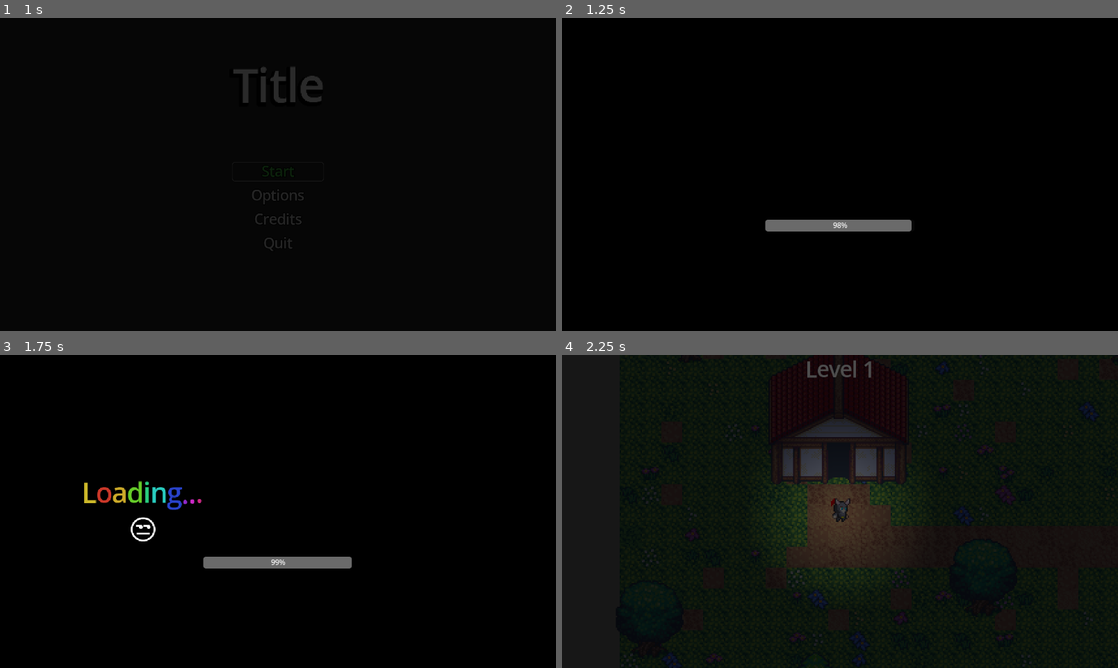
Above: before the commit, frames 1-4 (two rows, left to right).
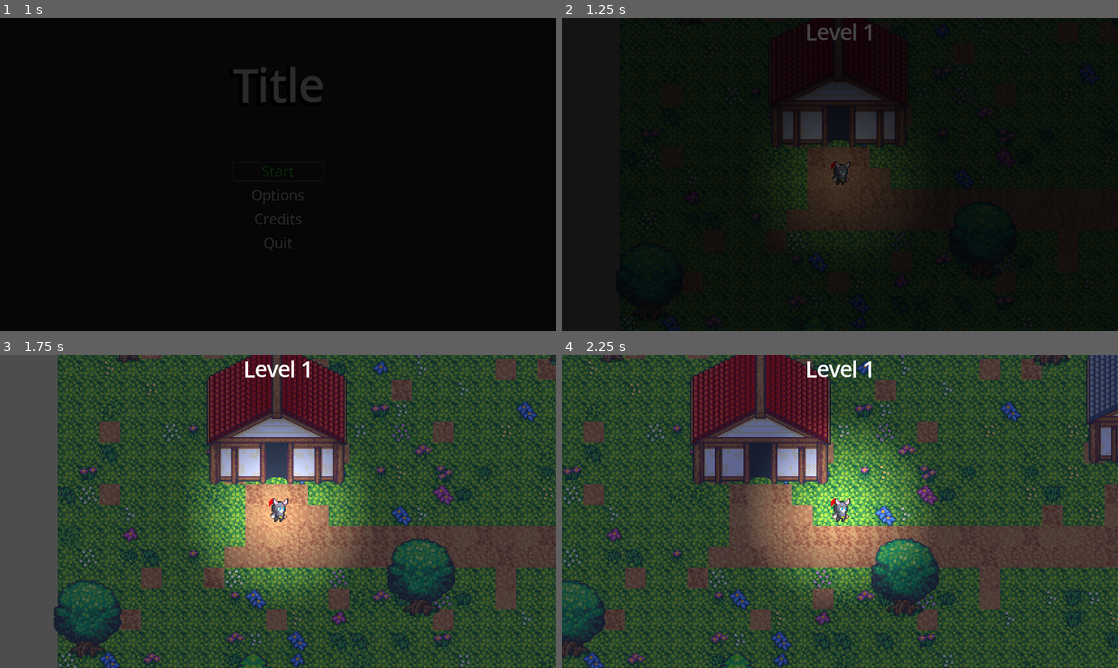
Above: after the commit, the same moments.

Repository: Pyran99/Utility-Scripts
Game: Godot game, scene res://Scenes/game_start_menu.tscn
The game is run twice, just before and just after one commit, with the same random seed, the same clock (stepped at 60 frames per second) and the same inputs.
Inputs (mouse positions are in pixels of both pictures, inside the frame that each line leads up to):
- Up to frame 1 (1 s): click "Start" at 0.5 s
- Up to frame 2 (1.25 s): no input
- Up to frame 3 (1.75 s): click (278, 508) at 1.25 s, where only the run before the commit has a clickable "Start"
- Up to frame 4 (2.25 s): tap Enter at 2 s; move the mouse to (962, 495) at 2.02 s; hold D (move_right) from 2.03 s (still down); hold Shift from 2.03 s (still down); click (962, 495) at 2.17 s

Frame 1 is identical in both runs. In frame 2, 14% of the frame differs, in the area x 10-100%, y 0-100%; in frame 3, 100%, in the area x 0-100%, y 0-100%; in frame 4, 99%.

Commit message:
minor changes to audio&scene manager

Diff:
--- a/Utility/Autoload/AudioManager.gd
+++ b/Utility/Autoload/AudioManager.gd
@@ -5,7 +5,6 @@
 var MUSIC_BUS: int = -1
 var SFX_BUS: int = -1
 
-var options: Dictionary
 var is_muted: bool = false
 var master_volume: float = 0.5
 var music_volume: float = 0.5
@@ -23,35 +22,42 @@
 
 
 func _load_options() -> void:
-    options = SavingManager.load_from_config(Strings.SETTINGS, SavingManager.SETTINGS_FILE)
-    if options.has(Strings.MUTE):
-        mute_volume(options[Strings.MUTE])
-    if options.has(Strings.MASTER_VOLUME) and MASTER_BUS != -1:
-        set_master_volume(options[Strings.MASTER_VOLUME])
-    if options.has(Strings.MUSIC_VOLUME) and MUSIC_BUS != -1:
-        set_music_volume(options[Strings.MUSIC_VOLUME])
-    if options.has(Strings.SFX_VOLUME) and SFX_BUS != -1:
-        set_sfx_volume(options[Strings.SFX_VOLUME])
+    var muted = SettingsManager.settings.get(Strings.MUTE, false)
+    var master_vol = SettingsManager.settings.get(Strings.MASTER_VOLUME, 0.5)
+    var music_vol = SettingsManager.settings.get(Strings.MUSIC_VOLUME, 0.5)
+    var sfx_vol = SettingsManager.settings.get(Strings.SFX_VOLUME, 0.5)
+    mute_volume(muted)
+    set_master_volume(master_vol)
+    set_music_volume(music_vol)
+    set_sfx_volume(sfx_vol)
 
 
 func mute_volume(enabled: bool):
+    if MASTER_BUS == -1:
+        return
     AudioServer.set_bus_mute(MASTER_BUS, enabled)
     is_muted = enabled
 
 
 func set_master_volume(value: float):
+    if MASTER_BUS == -1:
+        return
     value = clampf(value, 0.0, 1.0)
     AudioServer.set_bus_volume_db(MASTER_BUS, linear_to_db(value))
     master_volume = value
 
 
 func set_music_volume(value: float):
+    if MUSIC_BUS == -1:
+        return
     value = clampf(value, 0.0, 1.0)
     AudioServer.set_bus_volume_db(MUSIC_BUS, linear_to_db(value))
     music_volume = value
 
 
 func set_sfx_volume(value: float):
+    if SFX_BUS == -1:
+        return
     value = clampf(value, 0.0, 1.0)
     AudioServer.set_bus_volume_db(SFX_BUS, linear_to_db(value))
     sfx_volume = value
--- a/Utility/Autoload/SceneManager.gd
+++ b/Utility/Autoload/SceneManager.gd
@@ -18,16 +18,15 @@
 ## Default scene to load as a loading screen
 const DEFAULT_LOAD_SCENE_PATH: String = "res://Utility/loading_screen.tscn"
 
+@export var artificial_delay: float = 0.0 # to test loading progress bar
+
 var _active_level: Node
 var _active_load_scene: Node
-
 var _load_scene: PackedScene
 var _is_loading: bool = false
-
 var new_scene_path: String = ""
 var progress: Array = []
 var loading_status: int = 0
-var artificial_delay: float = 1.0 # to test loading progress bar
 
 
 func _ready():
@@ -51,6 +50,12 @@
 
 func get_active_level() -> Node:
     return _active_level
+
+
+func get_progress_value() -> float:
+    if _is_loading:
+        return progress[0]
+    return 0
 
 ## Loads a scene from the given path. If path resource does not exist, will end the loading before the current level is unloaded. use_load_screen will spawn the default loading screen
 func load_level(level_path: String, use_load_screen: bool = true) -> void:
--- /dev/null
+++ b/Utility/Autoload/SceneManager.tscn
@@ -0,0 +1,6 @@
+[gd_scene load_steps=2 format=3 uid="uid://de0gl2cdjn6j3"]
+
+[ext_resource type="Script" uid="uid://dujdb31xmrf2c" path="res://Utility/Autoload/SceneManager.gd" id="1_odilf"]
+
+[node name="SceneManager" type="Node"]
+script = ExtResource("1_odilf")
--- a/Utility/Options/options_menu.gd
+++ b/Utility/Options/options_menu.gd
@@ -52,7 +52,7 @@
 
 
 func _ready():
-    print_debug(AudioServer.get_bus_volume_linear(AudioManager.MUSIC_BUS))
+    print_debug("music vol: ", AudioServer.get_bus_volume_linear(AudioManager.MUSIC_BUS))
     hide()
     scroll_container.clip_contents = true
     load_settings()
--- a/project.godot
+++ b/project.godot
@@ -24,7 +24,7 @@
 AudioManager="*res://Utility/Autoload/AudioManager.gd"
 SettingsManager="*res://Utility/Autoload/SettingsManager.gd"
 GameManager="*res://Utility/Autoload/GameManager.gd"
-SceneManager="*res://Utility/Autoload/SceneManager.gd"
+SceneManager="*res://Utility/Autoload/SceneManager.tscn"
 
 [debug]
 
